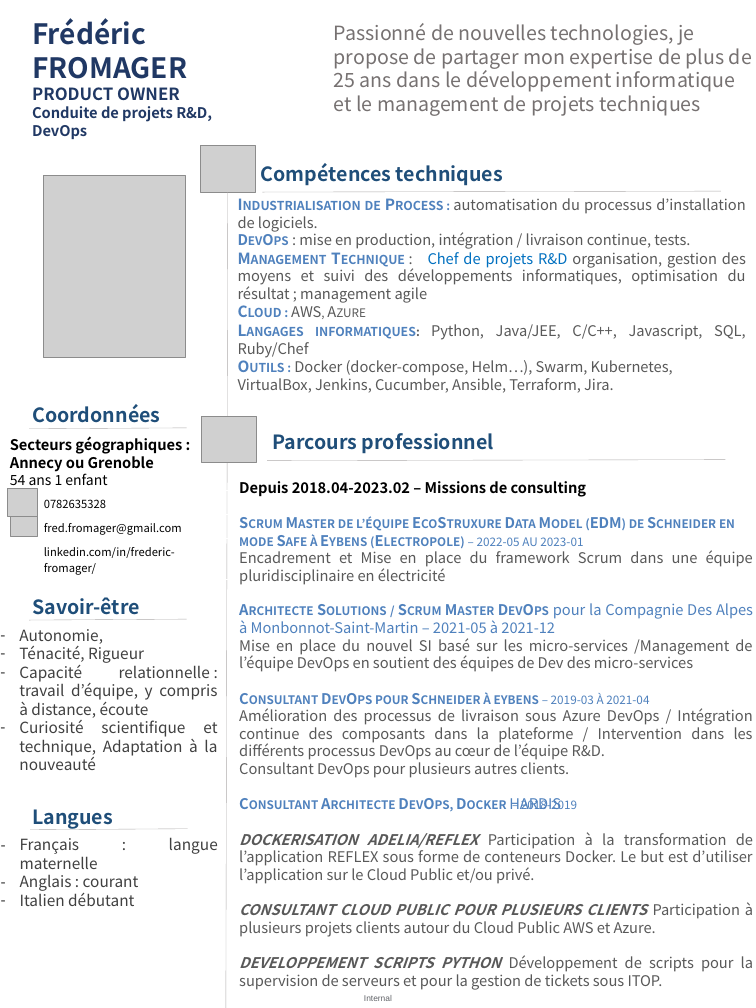
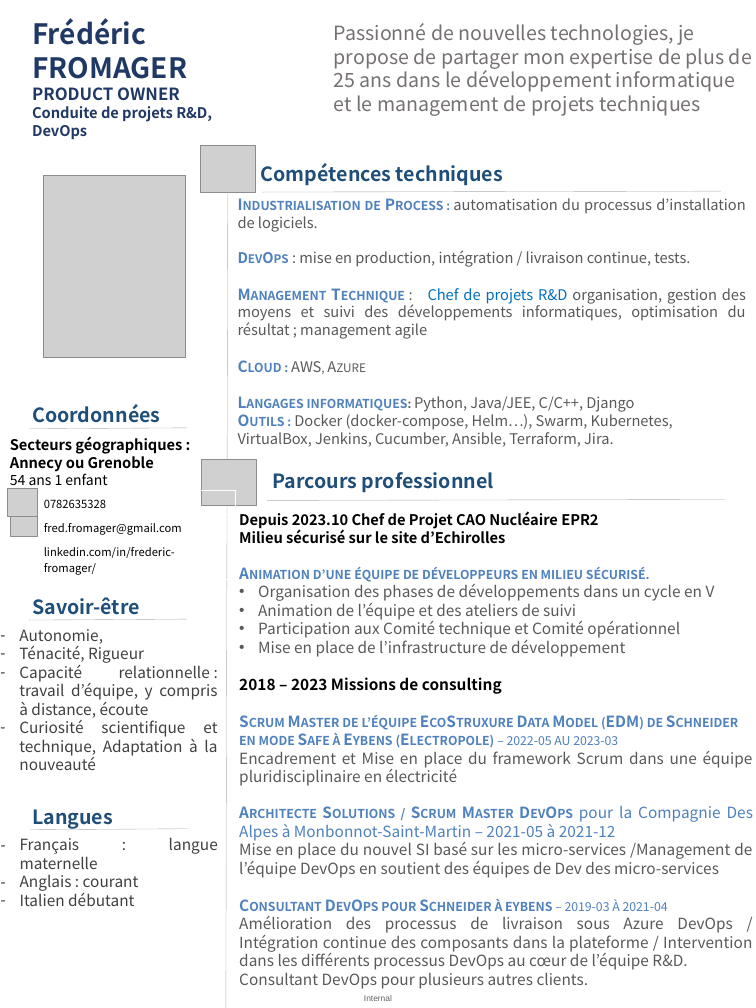
Before and after one commit to Solifred38/cv, a slide deck: slide 1 of CV_FFROMAGER.pptx. Drawn at 756x1008 pixels with LibreOffice and Linux fonts; fonts in the diff are those of the drawing; grey boxes stand for pictures; background and template pictures are left out. Boxes give left, top, right and bottom in pixels: in the first picture for what was removed or moved away, otherwise in the second. Text is boxed around its words. In the diff, an @@ line names an element or a change of style, - is before the commit and + after.

```diff
--- a/CV_FFROMAGER.pptx
+++ b/CV_FFROMAGER.pptx
@@ text at (307,396,634,412): text changed @@
-Langages informatiques: Python, Java/JEE, C/C++, Javascript, SQL, Ruby/Chef
+Langages informatiques: Python, Java/JEE, C/C++, Django
@@ picture: place and size @@
-picture at (202,416,256,463)
+picture at (202,460,256,506)
@@ text "Parcours professionnel": place and size @@
-text "Parcours professionnel" at (273,433,494,454)
+text "Parcours professionnel" at (272,472,494,493)
@@ text "Depuis 2023.10 Chef de Projet ...": place and size @@
-text "Depuis 2023.10 Chef de Projet ..." at (239,481,753,990)
+text "Depuis 2023.10 Chef de Projet ..." at (239,511,753,989)
@@ line moved from (267, 461) - (726, 460) to (267, 500) - (726, 500) @@
@@ text at (239,511,715,745): text changed; size 10.5 to 11 pt; text colour #4F81BD to #595959 @@
-Depuis 2018.04-2023.02 – Missions de consulting
-Scrum Master de l’équipe EcoStruxure Data Model (EDM) de Schneider en mode Safe à Eybens (Electropole) – 2022-05 au 2023-01
+Depuis 2023.10 Chef de Projet CAO Nucléaire EPR2
+Milieu sécurisé sur le site d’Echirolles
+Animation d’une équipe de développeurs en milieu sécurisé.
+• Organisation des phases de développements dans un cycle en V
+• Animation de l’équipe et des ateliers de suivi
+• Participation aux Comité technique et Comité opérationnel
+• Mise en place de l’infrastructure de développement
+2018 – 2023 Missions de consulting
+Scrum Master de l’équipe EcoStruxure Data Model (EDM) de Schneider en mode Safe à Eybens (Electropole) – 2022-05 au 2023-03
@@ text at (239,751,753,989): size 10.5 to 11 pt in "Encadrement et Mise en place du framework ...", "Architecte Solutions / Scrum Master DevOps pour ...", "Mise en place du nouvel SI basé ...", "Consultant DevOps pour Schneider à eybens – ..." and 2 more places @@
@@ text at (239,798,753,990): paragraphs removed @@
-Consultant Architecte DevOps, Docker HARDIS – 2018-2019
-DOCKERISATION ADELIA/REFLEX Participation à la transformation de l’application REFLEX sous forme de conteneurs Docker. Le but est d’utiliser l’application sur le Cloud Public et/ou privé.
-CONSULTANT CLOUD PUBLIC POUR PLUSIEURS CLIENTS Participation à plusieurs projets clients autour du Cloud Public AWS et Azure.
-DEVELOPPEMENT SCRIPTS PYTHON Développement de scripts pour la supervision de serveurs et pour la gestion de tickets sous ITOP.
```
Also in this commit, not shown: 1 other slide changed, 1 slide added.
